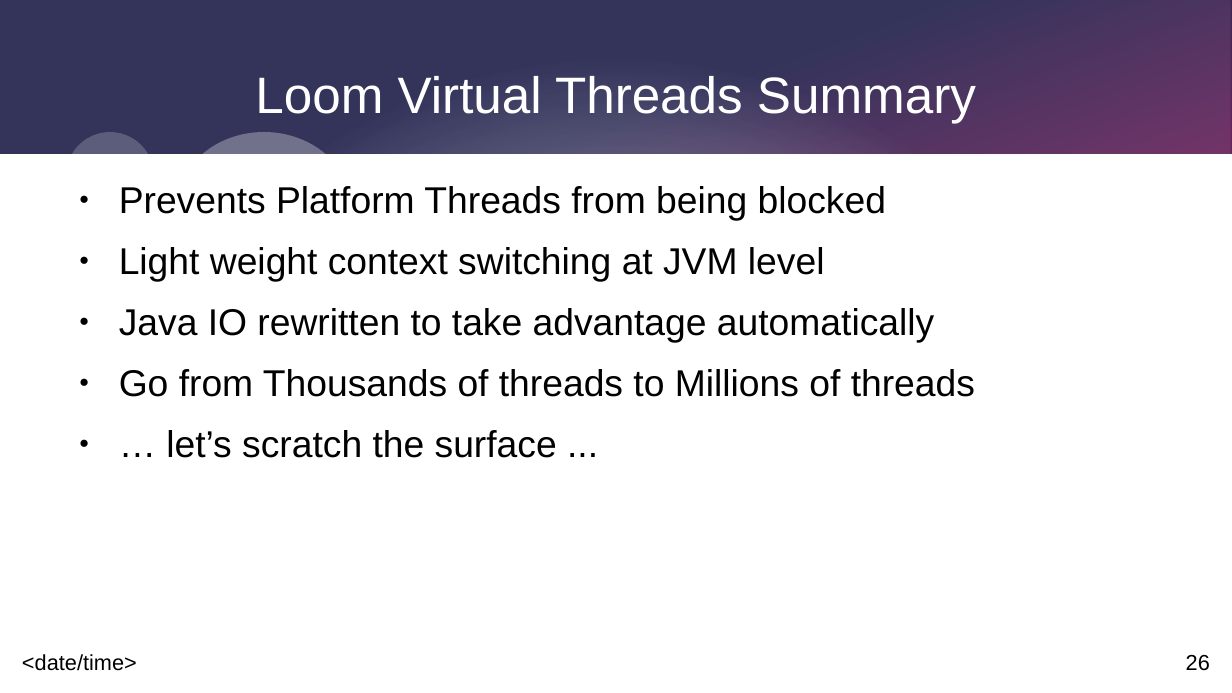
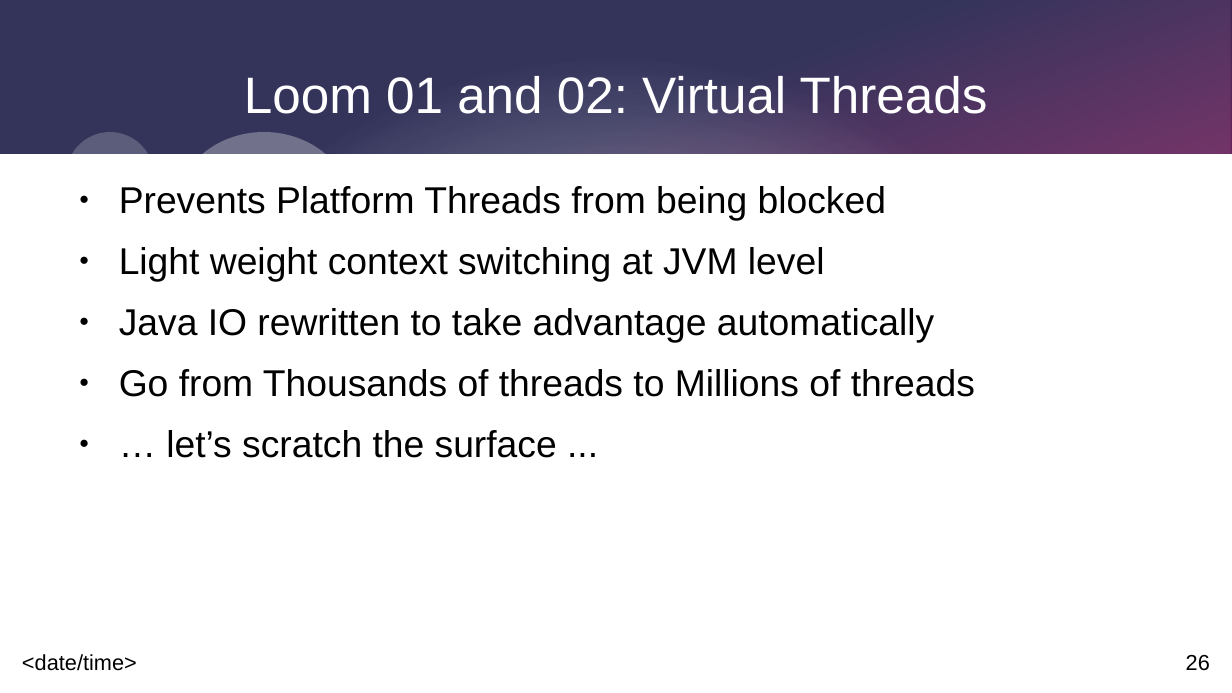
Before and after one commit to johnnyegel/Talk_JavaLatestAndGreatest, a slide deck: slide 26 of Presentation/JavaLatestAndGreatest.odp. Drawn at 1232x693 pixels with LibreOffice and Linux fonts; fonts in the diff are those of the drawing. Boxes give left, top, right and bottom in pixels: in the first picture for what was removed or moved away, otherwise in the second. Text is boxed around its words. In the diff, an @@ line names an element or a change of style, - is before the commit and + after.

Commit message:
Added 3 loom examples and added slides

```diff
--- a/Presentation/JavaLatestAndGreatest.odp
+++ b/Presentation/JavaLatestAndGreatest.odp
@@ title at box(244, 76, 988, 114): text changed @@
-Loom Virtual Threads Summary
+Loom 01 and 02: Virtual Threads
```
Also in this commit, not shown: 1 slide added, 2 other files.
